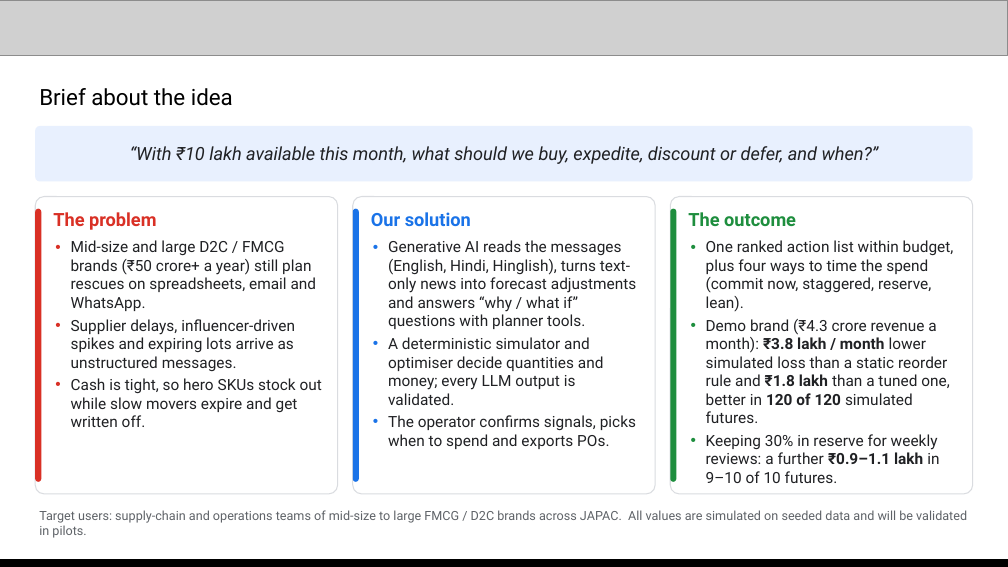
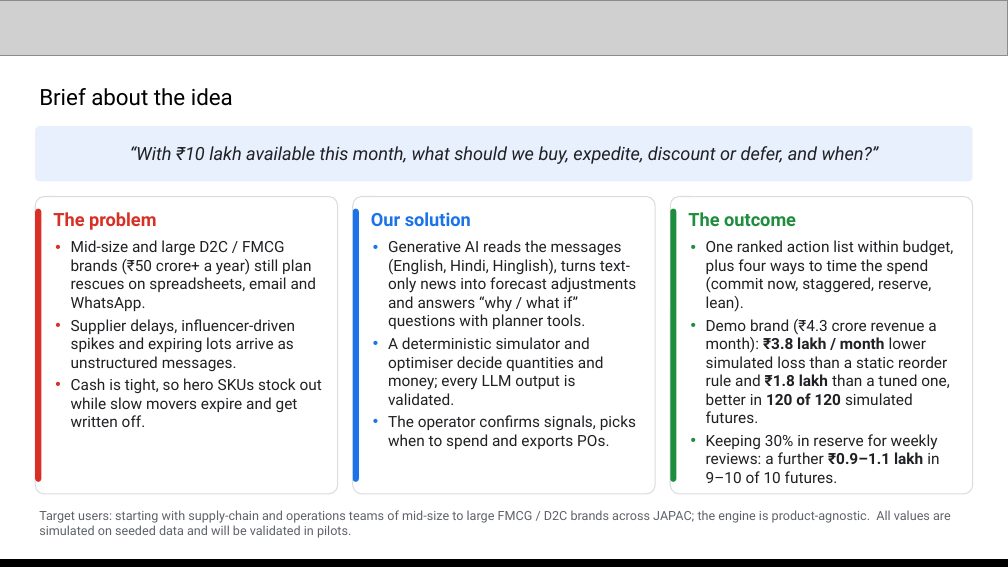
Before and after one commit to Xhahat/inventory-rescue, a slide deck: slide 2 of docs/Inventory_Rescue_AI_Builder_Cup.pptx. Drawn at 1008x567 pixels with LibreOffice and Linux fonts; fonts in the diff are those of the drawing; grey boxes stand for pictures. Boxes give left, top, right and bottom in pixels: in the first picture for what was removed or moved away, otherwise in the second. Text is boxed around its words. In the diff, an @@ line names an element or a change of style, - is before the commit and + after.

```diff
--- a/docs/Inventory_Rescue_AI_Builder_Cup.pptx
+++ b/docs/Inventory_Rescue_AI_Builder_Cup.pptx
@@ text at (39,510,951,538): text changed @@
-Target users: supply-chain and operations teams of mid-size to large FMCG / D2C brands across JAPAC. All values are simulated on seeded data and will be validated in pilots.
+Target users: starting with supply-chain and operations teams of mid-size to large FMCG / D2C brands across JAPAC; the engine is product-agnostic. All values are simulated on seeded data and will be validated in pilots.
```
Also in this commit, not shown: 1 other slide changed, 1 other file.
